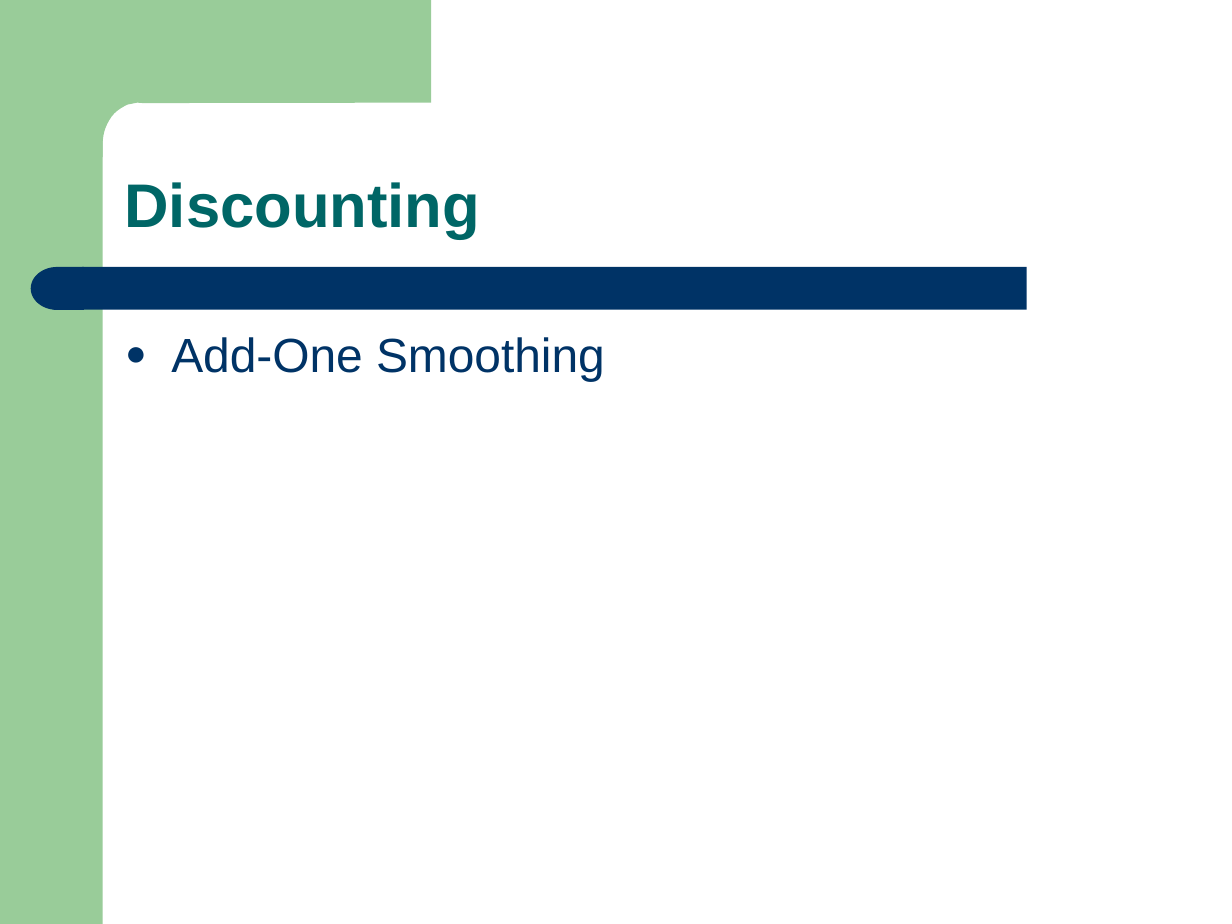
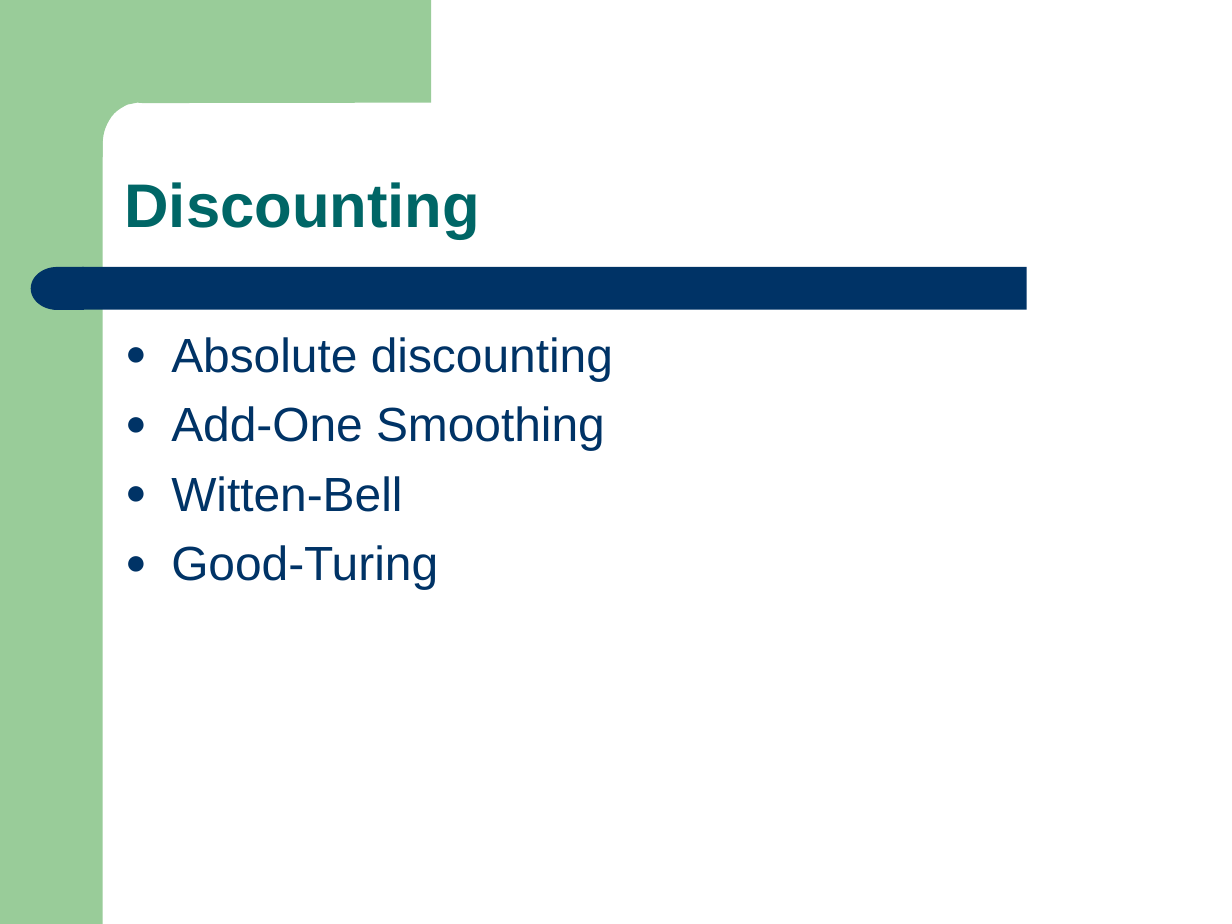
Before and after one commit to leonard117/arbeittet, a slide deck: slide 8 of ARS/doc/Training_Sprachmodell.ppt. Drawn at 1232x924 pixels with LibreOffice and Linux fonts; fonts in the diff are those of the drawing. Boxes give left, top, right and bottom in pixels: in the first picture for what was removed or moved away, otherwise in the second. Text is boxed around its words. In the diff, an @@ line names an element or a change of style, - is before the commit and + after.

```diff
--- a/ARS/doc/Training_Sprachmodell.ppt
+++ b/ARS/doc/Training_Sprachmodell.ppt
@@ text at [171,337,613,381]: paragraph added @@
+● Absolute discounting
@@ text at [171,476,438,590]: paragraphs added @@
+● Witten-Bell
+● Good-Turing
```
Also in this commit, not shown: 1 other slide changed, 10 slides added.
